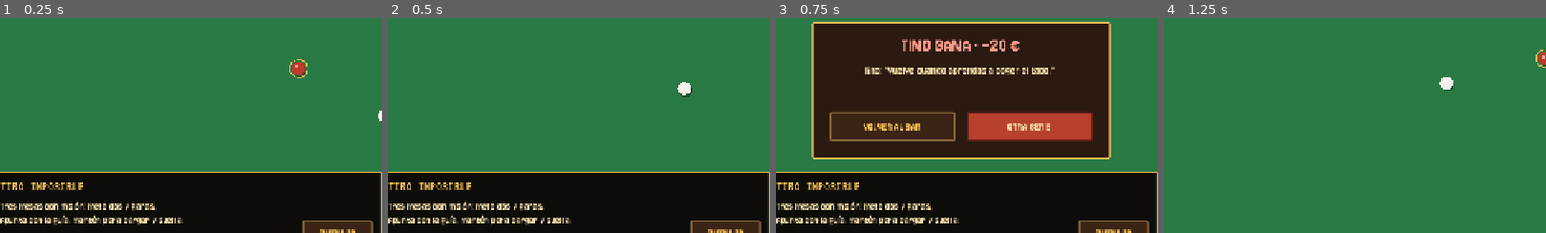
Above: before the commit, frames 1-4 (left to right).
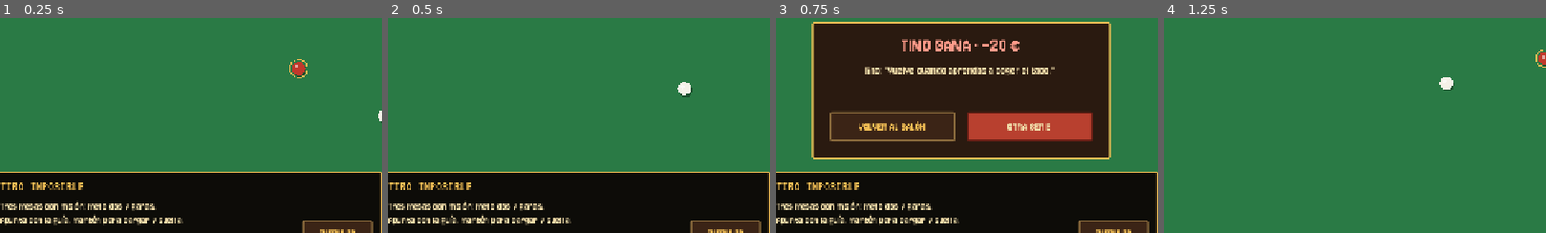
Above: after the commit, the same moments.

Repository: Roitxelo/MACLARENS
Game: Godot game, scene res://tests/billar_test.tscn
Same seed, same stepped clock (60 frames per second), same inputs: the game is played once before the commit and once after it. This scene is started directly instead of the project's main scene.
Inputs:
- Up to frame 1 (0.25 s): no input
- Up to frame 2 (0.5 s): no input
- Up to frame 3 (0.75 s): click "RENDIRSE" at 0.5 s
- Up to frame 4 (1.25 s): no input
The pictures show only the part of the screen within x 26-76%, y 34-84%; the shares and areas given below are measured in that part.

Frames 1-2 are identical in both runs. In frame 3, 0.4% of the frame differs, in the area x 21-40%, y 48-53%; in frame 4, nothing differs.

Commit message:
fix: el billar y su vestíbulo vuelven al salón, no a la barra (review 04)
Co-Authored-By: Claude Opus 5.5 <noreply@anthropic.com>
Claude-Session: https://claude.ai/code/session_01KxFFSA6PmMB8uevDQh2Wfw

Diff:
--- a/game/ui/minigames/billar.gd
+++ b/game/ui/minigames/billar.gd
@@ -273,9 +273,9 @@
 	q.autowrap_mode = TextServer.AUTOWRAP_WORD_SMART
 	q.horizontal_alignment = HORIZONTAL_ALIGNMENT_CENTER
 	end_box.add_child(q)
-	var back := UIKit.button("VOLVER AL BAR", "wood", 20)
+	var back := UIKit.button("VOLVER AL SALÓN", "wood", 20)
 	UIKit.place(back, Rect2(420, 400, 210, 50))
-	back.pressed.connect(func(): main.go("bar"))
+	back.pressed.connect(func(): main.go("salon"))
 	end_box.add_child(back)
 	var again := UIKit.button("OTRA SERIE", "red", 20)
 	UIKit.place(again, Rect2(650, 400, 210, 50))
--- a/game/ui/screens/billar_lobby_screen.gd
+++ b/game/ui/screens/billar_lobby_screen.gd
@@ -89,5 +89,5 @@
 	_set_stake(stake)
 	var back := UIKit.button("MEJOR NO", "wood", 20)
 	UIKit.place(back, Rect2(24, 656, 200, 46))
-	back.pressed.connect(func(): main.go("bar"))
+	back.pressed.connect(func(): main.go("salon"))
 	add_child(back)
